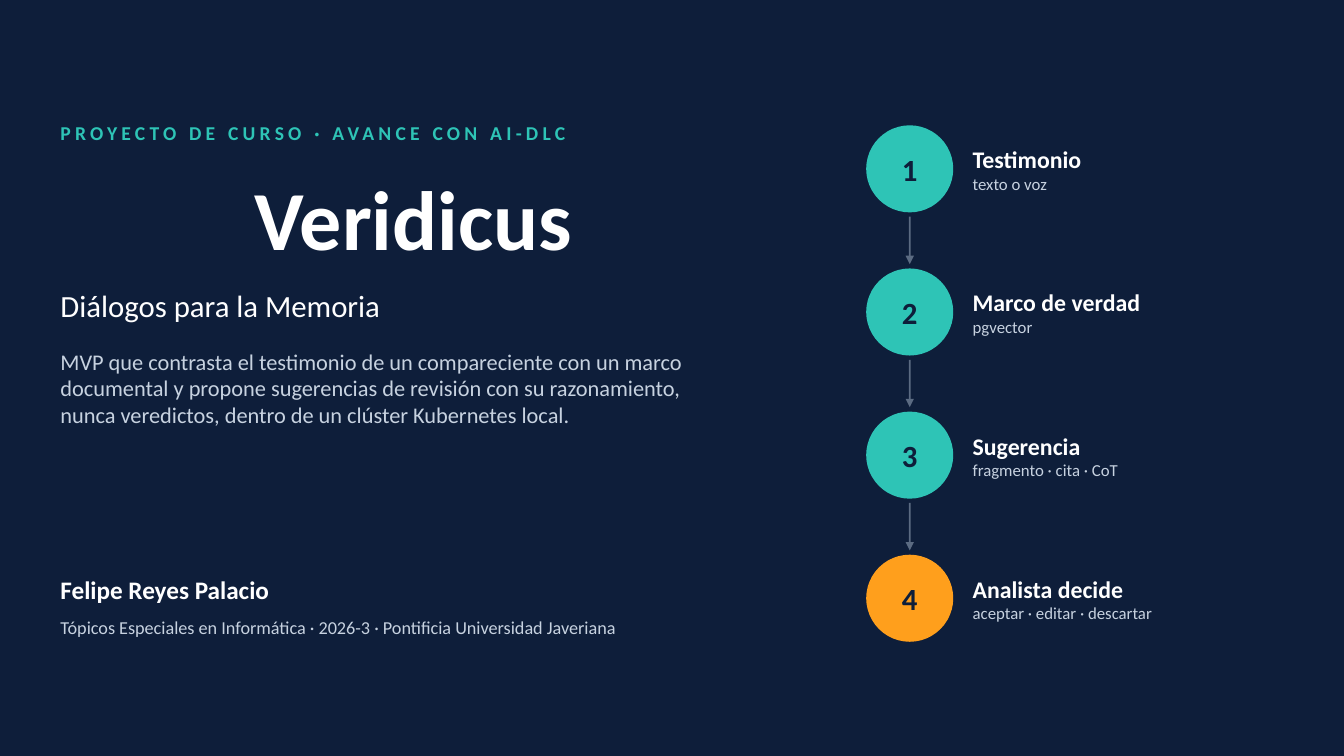
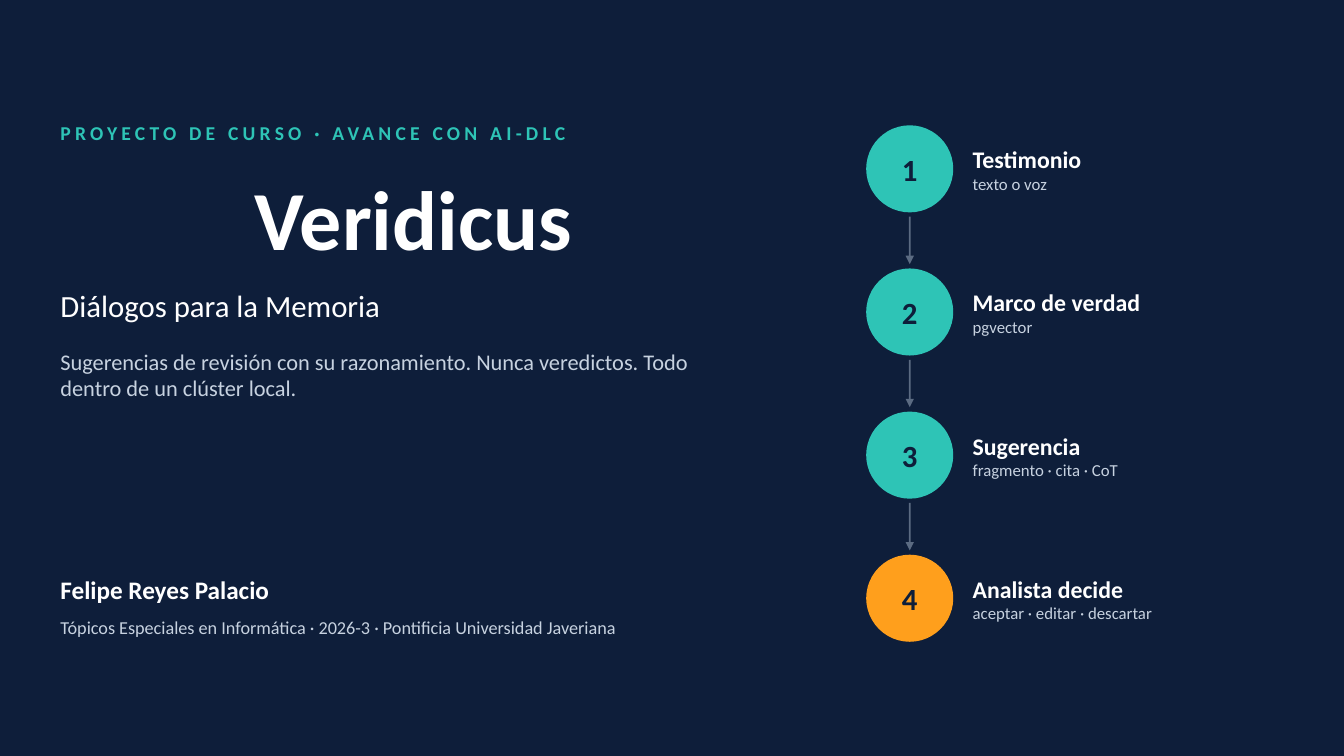
Before and after one commit to freyesJaveriana/tai, a slide deck: slide 1 of presentations/Veridicus_AIDLC_avance.pptx. Drawn at 1344x756 pixels with LibreOffice and Linux fonts; fonts in the diff are those of the drawing. Boxes give left, top, right and bottom in pixels: in the first picture for what was removed or moved away, otherwise in the second. Text is boxed around its words. In the diff, an @@ line names an element or a change of style, - is before the commit and + after.

```diff
--- a/presentations/Veridicus_AIDLC_avance.pptx
+++ b/presentations/Veridicus_AIDLC_avance.pptx
@@ text at [60, 354, 687, 396]: text changed @@
-MVP que contrasta el testimonio de un compareciente con un marco documental y propone sugerencias de revisión con su razonamiento, nunca veredictos, dentro de un clúster Kubernetes local.
+Sugerencias de revisión con su razonamiento. Nunca veredictos. Todo dentro de un clúster local.
```
Also in this commit, not shown: 4 other slides changed, 2 slides added.
